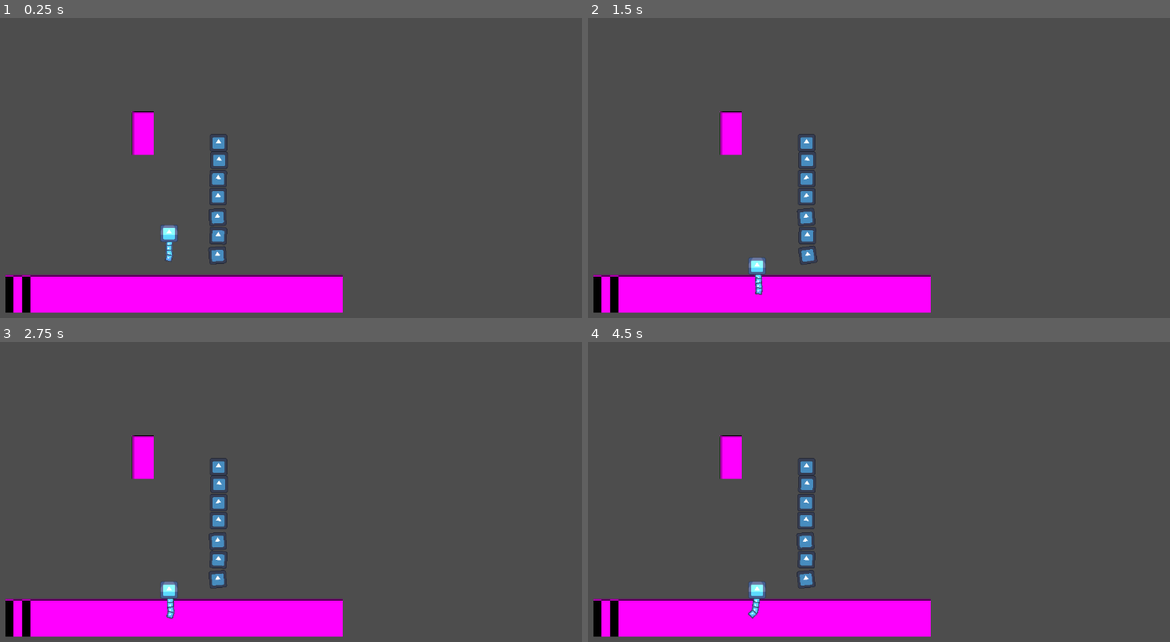
Above: before the commit, frames 1-4 (two rows, left to right).
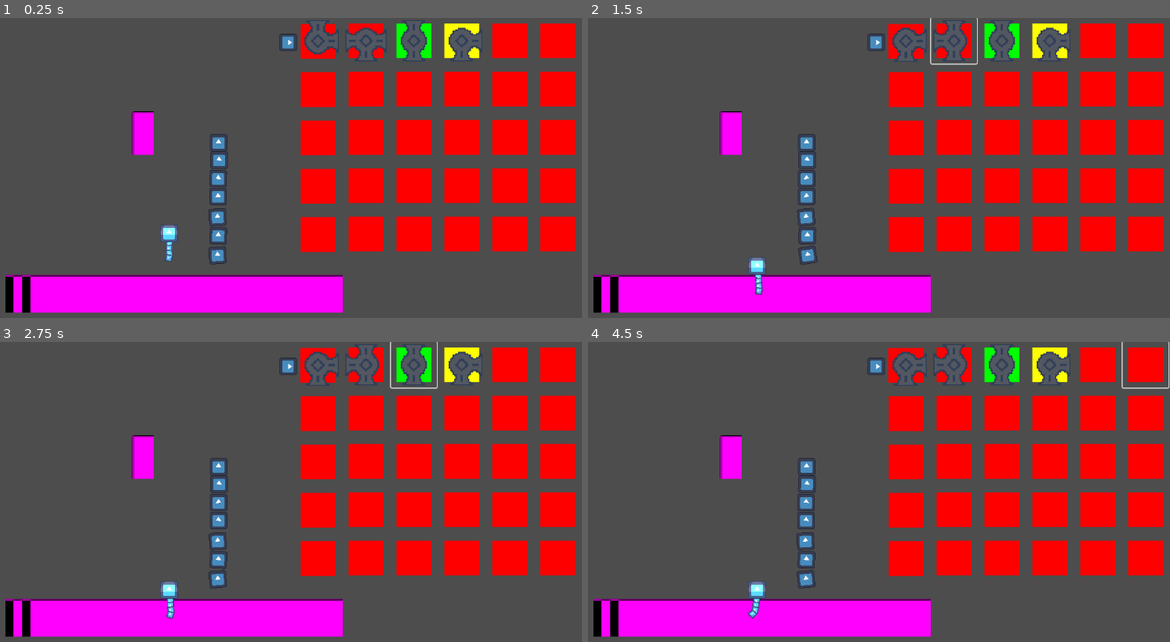
Above: after the commit, the same moments.

Repository: Daniel-M-C/CalgaryHacks2025
Game: Godot game, scene res://World/main_world.tscn
The game is run twice, just before and just after one commit, with the same random seed, the same clock (stepped at 60 frames per second) and the same inputs. The engine's default icon, where the game draws it, is replaced by a stand-in: a white triangle on a blue panel in a dark square.
Inputs (mouse positions are in pixels of both pictures, inside the frame that each line leads up to):
- Up to frame 1 (0.25 s): no input
- Up to frame 2 (1.5 s): click (908, 42) at 0.52 s; click (954, 42) at 1.27 s
- Up to frame 3 (2.75 s): click (413, 366) at 2.02 s
- Up to frame 4 (4.5 s): click (1047, 366) at 2.77 s; click (1100, 366) at 3.52 s; click (1146, 366) at 4.27 s

The runs differ from the first frame. In frame 1, 20% of the frame differs, in the area x 47-99%, y 0-79%; in frame 2, 21%; in frame 3, 21%; in frame 4, 21%, in the area x 47-100%, y 0-79%.

Commit message:
kihihilh

Diff:
--- a/World/AnimalInteract/plug.gd
+++ b/World/AnimalInteract/plug.gd
@@ -1,14 +1,17 @@
 extends StaticBody2D
+@export var activated = false
+@export var start_cable : Node
 
 func _ready():
-	pass
-
-func _process(delta):
-	pass
+	if start_cable:
+		connect_plug(start_cable)
 
 func connect_plug(cable):
 	print(cable)
 	$PinJoint2D.set_node_b(cable.get_path())
+	activated = true
+
 	pass
 func disconnect_plug():
 	$PinJoint2D.set_node_b("")
+	activated = false
--- a/World/main_world.tscn
+++ b/World/main_world.tscn
@@ -1,8 +1,10 @@
-[gd_scene load_steps=4 format=3 uid="uid://i5nl44n31aam"]
+[gd_scene load_steps=6 format=3 uid="uid://i5nl44n31aam"]
 
 [ext_resource type="PackedScene" uid="uid://dwryfod28727j" path="res://World/InteractibleObjects/draggable_platform.tscn" id="1_16qqv"]
 [ext_resource type="PackedScene" uid="uid://ctkpfei25vhd4" path="res://Animal/player_one.tscn" id="2_rocas"]
 [ext_resource type="PackedScene" uid="uid://bhsrdhvqho0uw" path="res://World/AnimalInteract/cable.tscn" id="3_r6447"]
+[ext_resource type="PackedScene" uid="uid://cvl2y5enk7w5q" path="res://World/AnimalInteract/plug.tscn" id="5_8h63e"]
+[ext_resource type="PackedScene" uid="uid://bl62rm785ghlx" path="res://World/InteractibleObjects/pipe_puzzle.tscn" id="5_8rdcw"]
 
 [node name="MainWorld" type="Node2D"]
 
@@ -20,3 +22,10 @@
 
 [node name="Cable" parent="." instance=ExtResource("3_r6447")]
 position = Vector2(484, 232)
+
+[node name="Plug" parent="." instance=ExtResource("5_8h63e")]
+position = Vector2(612, 45)
+
+[node name="CanvasLayer" type="CanvasLayer" parent="."]
+
+[node name="PipePuzzle" parent="CanvasLayer" instance=ExtResource("5_8rdcw")]
Not shown: 1 places in World/InteractibleObjects/pipe_puzzle.tscn that only renumber resources
